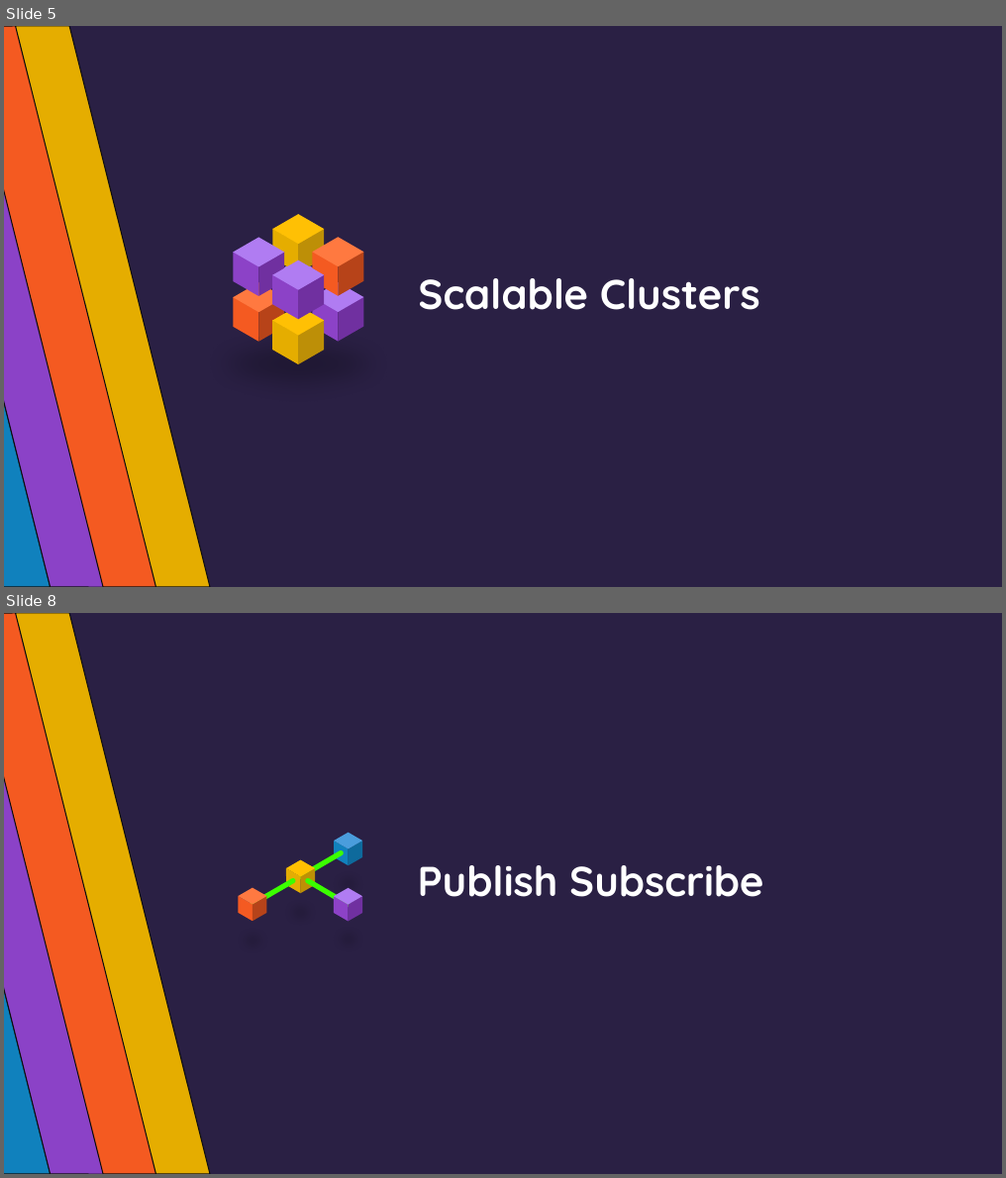
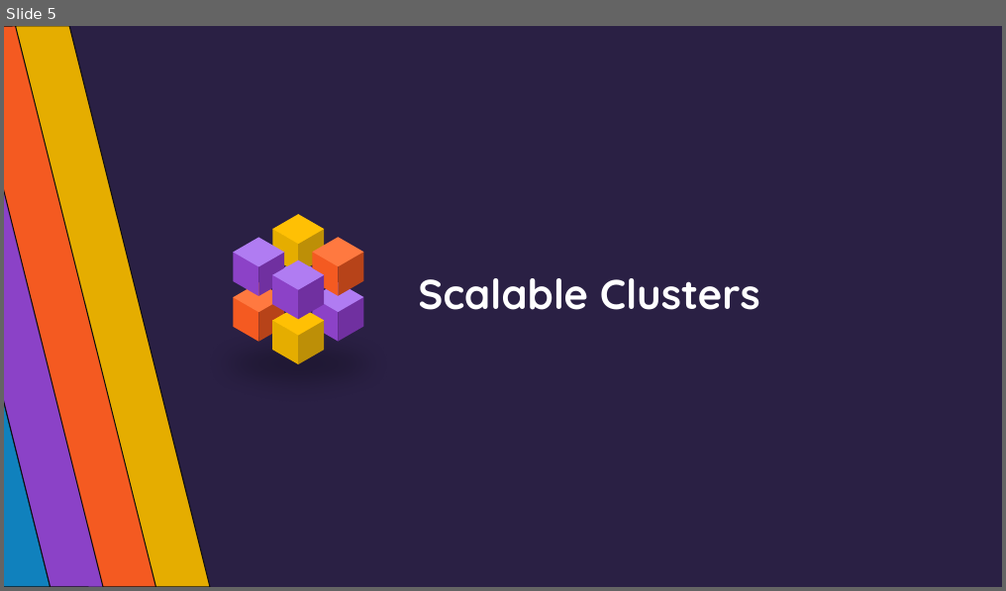
Before and after one commit to asynkron/website, a slide deck: media/retro.pptx. Shown one above the other, each under a label of ours: slides 5 and 8 before the commit, slide 5 after it; the slides between them are not shown. The pictures are 1006x1178 and 1006x591 pixels, drawn with LibreOffice and Linux fonts; fonts in the diff are those of the drawing. Boxes give left, top, right and bottom in pixels: in the first picture for what was removed or moved away, otherwise in the second. Text is boxed around its words. In the diff, an @@ line names an element or a change of style, - is before the commit and + after.

```diff
--- a/media/retro.pptx
+++ b/media/retro.pptx
@@ slide 8 removed at <box>4,613,1002,1174</box>, background #2A2044 @@
@@ group removed at <box>4,613,210,1174</box>: 4 freeform shapes @@
@@ text removed at <box>418,865,763,897</box> @@
-Publish Subscribe
@@ group removed at <box>227,833,384,959</box>: 13 freeform shapes, 3 lines, 1 ellipse @@
```
Also in this commit, not shown: 2 slides changed, 1 slide added.
